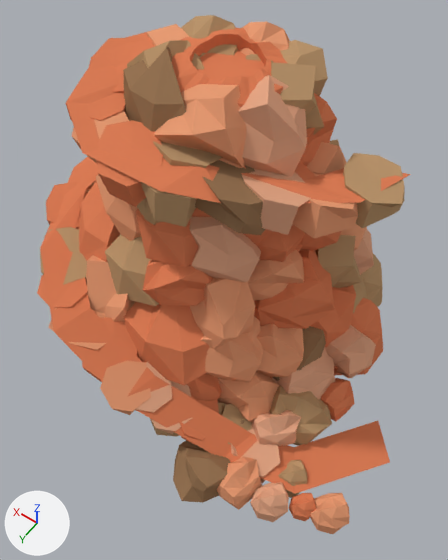
A saved change to the Blender file Vakuo/Assets/Art/3D_Models/blender/mountain.blend.
Before and after are seen from a camera (50 mm lens) standing at (-78.2, 122.5, 222.5) and looking at (-2.2, 16.1, 55.3). Every picture has the same lights, and +X, +Y and +Z are marked at lower left.

Before the edit, the objects in view are built like this:
```python
me_plane = bpy.data.meshes.new('Plane')
me_plane.from_pydata(...)  # 3594 vertices, 3275 faces; spans x -16.7..6.8, y -10.3..12.0, z -19.1..0.4
# faces by material slot: [923, 856, 136, 784, 504, 72]
me_plane.materials.append(mat_terra)  # orange #dd7e57
me_plane.materials.append(mat_catanho_claro)  # brown #ba956d
me_plane.materials.append(mat_castanho)  # brown #977454
me_plane.materials.append(mat_outro_laranja)  # beige #e79c74
me_plane.materials.append(mat_laranja_claro)  # beige #e2a685
me_plane.materials.append(mat_material_002)  # brown #977454
# before: 18 (-0.6, -9.9, -7.1), 19 (-1.7, -7.5, -7.7), 20 (5.1, -5.7, -8.5), 21 (3.4, -3.8, -8.5), 22 (6.1, 2.3, -9.6) at pixel (73, 167)
# before: 23 (4.2, 3.3, -9.4) at pixel (86, 188), 24 (3.6, 7.6, -10.0) at pixel (40, 248), 25 (3.0, 5.5, -9.9) at pixel (75, 227), 26 (-0.1, 10.6, -11.2) at pixel (53, 331), 27 (-0.6, 8.5, -11.1) at pixel (90, 307)
# before: 28 (-4.3, 10.8, -13.4) at pixel (120, 401), 29 (-4.9, 8.7, -13.2) at pixel (155, 375), 30 (-9.4, 9.3, -16.6), 31 (-10.0, 7.2, -16.5) at pixel (252, 433), 32 (-9.4, 9.3, -16.6)
# before: 33 (-10.0, 7.2, -16.5) at pixel (252, 433), 34 (-13.4, 8.3, -17.5) at pixel (295, 493), 35 (-12.0, 6.2, -17.5) at pixel (293, 447), 36 (-16.7, 3.4, -18.4) at pixel (390, 462), 37 (-15.0, 1.4, -18.6) at pixel (378, 420)
# before: 1132 (-1.4, -9.5, -7.1), 1136 (0.2, -10.0, -7.1), 1138 (-1.4, -8.5, -7.2), 1140 (0.7, -9.4, -7.3), 1143 (-1.1, -9.6, -7.7)
# before: 1144 (0.2, -10.2, -8.0), 1148 (-0.6, -9.9, -7.1), 1153 (-0.2, -9.1, -7.3), 1155 (-0.7, -10.2, -7.7)
ob_plane = bpy.data.objects.new('Plane', me_plane)
ob_plane.location = (31.5, -4.3, 126.3)
ob_plane.scale = (6.5, 6.5, 6.5)
```
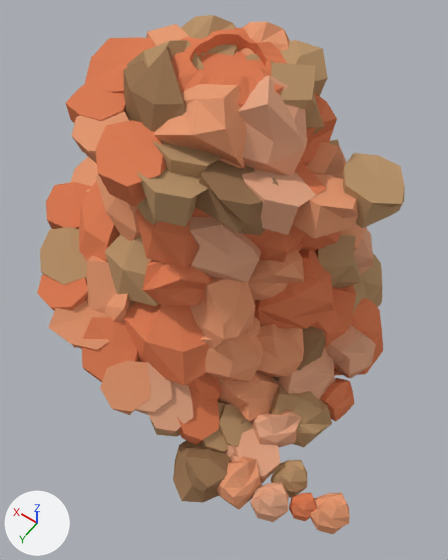
Changed parts and their boxes [x1, y1, x2, y2] in the pictures (448 x 560 px):
```json
{"object": "Plane", "change": "reshaped", "before": [37, 15, 411, 534], "after": [37, 15, 405, 534]}
{"part": 1, "of": "me_plane", "change": "deleted", "before": [66, 32, 411, 203], "on screen": "orange"}
{"part": 2, "of": "me_plane", "change": "cut back", "before": [40, 157, 390, 494], "on screen": "orange"}
```

The change, as JSON lines over the scene's bpy script:
```json
{"block": "me_plane", "where": "me_plane.from_pydata(...)  # 3594 vertices, 3275 faces; spans x -16.7..6.8, y -10.3..12.0, z -19.1..0.4"}
{"block": "me_plane", "where": "# used by ob_plane; location = (31.5, -4.3, 126.3); scale = (6.5, 6.5, 6.5)"}
{"block": "me_plane", "where": "# verts and faces of me_plane; kept vertices keep their numbers, new ones are numbered from 3594"}
{"block": "me_plane", "change": "me_plane part 1: the loose piece of 18 vertices spanning x -11.5..2.9, y -2.6..6.7, z -5.0..-0.8 is deleted"}
{"block": "me_plane", "change": "me_plane part 2"}
{"op": "add", "block": "me_plane", "code": "delete_vertices([*range(19, 30), *range(34, 38), 1148])  # with the faces that use them"}
{"op": "add", "block": "me_plane", "code": "verts[18] = (-0.6, -9.9, -7.1)  # moved"}
{"op": "add", "block": "me_plane", "code": "faces += [(18, 1136, 1140, 1153), (18, 1155, 1144, 1136), (18, 1132, 1143, 1155), (18, 1153, 1138, 1132)]  # mat_terra (orange #dd7e57)"}
```
